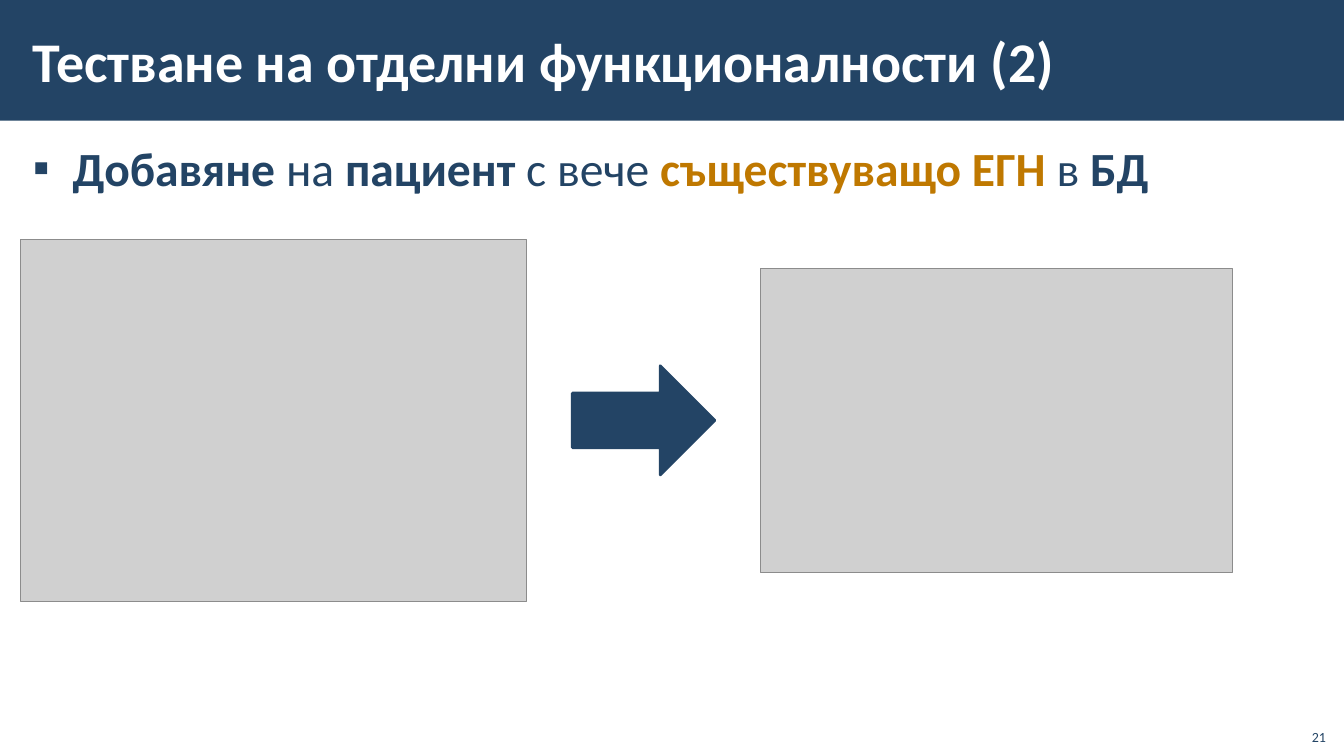
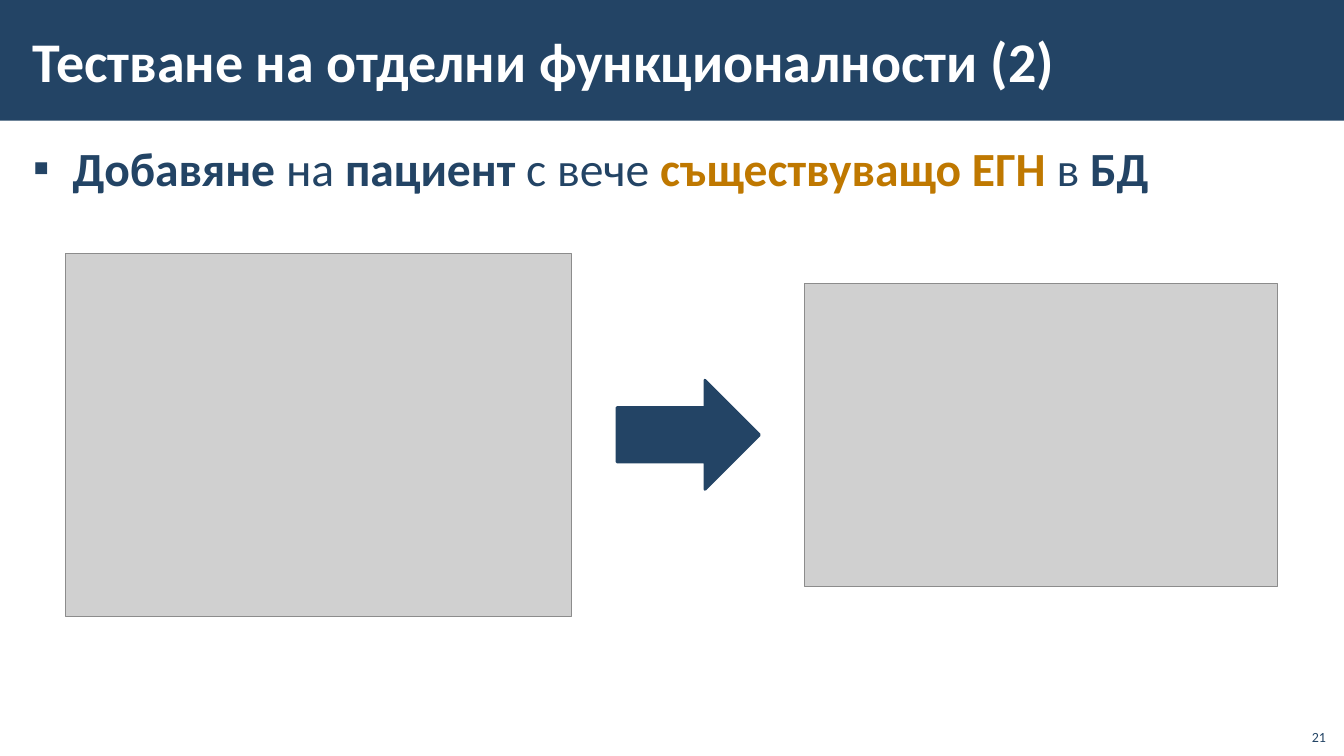
Before and after one commit to BG-IT-Edu/School-Programming, a slide deck: slide 21 of Courses/Software-Sciences/Module-4-Information-Systems-New/13-Information-System-Testing/13-Information-System-Testing.pptx. Drawn at 1344x756 pixels with LibreOffice and Linux fonts; fonts in the diff are those of the drawing; grey boxes stand for pictures; background and template pictures are left out. Boxes give left, top, right and bottom in pixels: in the first picture for what was removed or moved away, otherwise in the second. Text is boxed around its words. In the diff, an @@ line names an element or a change of style, - is before the commit and + after.

```diff
--- a/Courses/Software-Sciences/Module-4-Information-Systems-New/13-Information-System-Testing/13-Information-System-Testing.pptx
+++ b/Courses/Software-Sciences/Module-4-Information-Systems-New/13-Information-System-Testing/13-Information-System-Testing.pptx
@@ 2 pictures, 1 right arrow: place and size @@
-2 pictures, 1 right arrow at [21,239,1233,602]
+2 pictures, 1 right arrow at [66,254,1278,617]
```
Also in this commit, not shown: 2 other slides changed.
